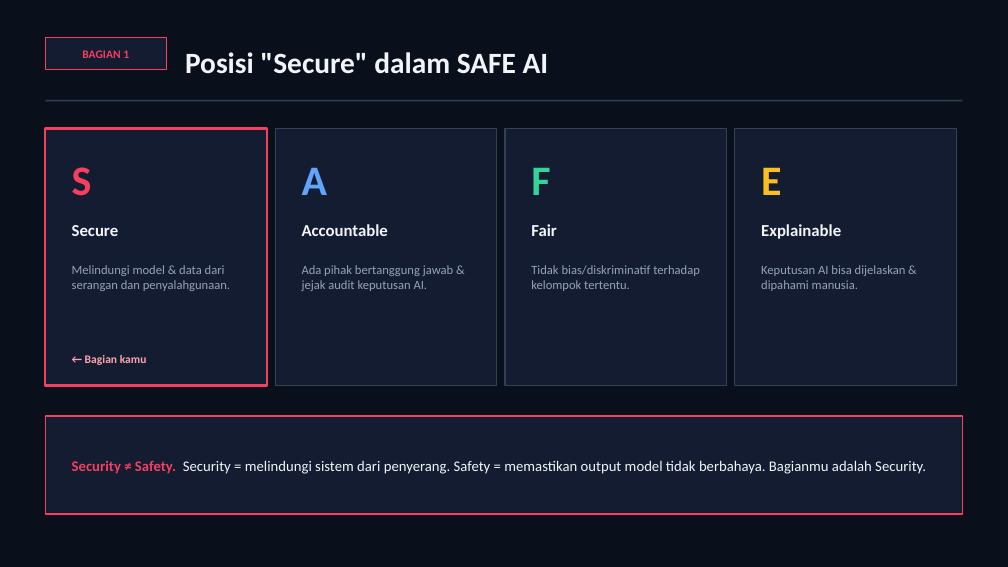
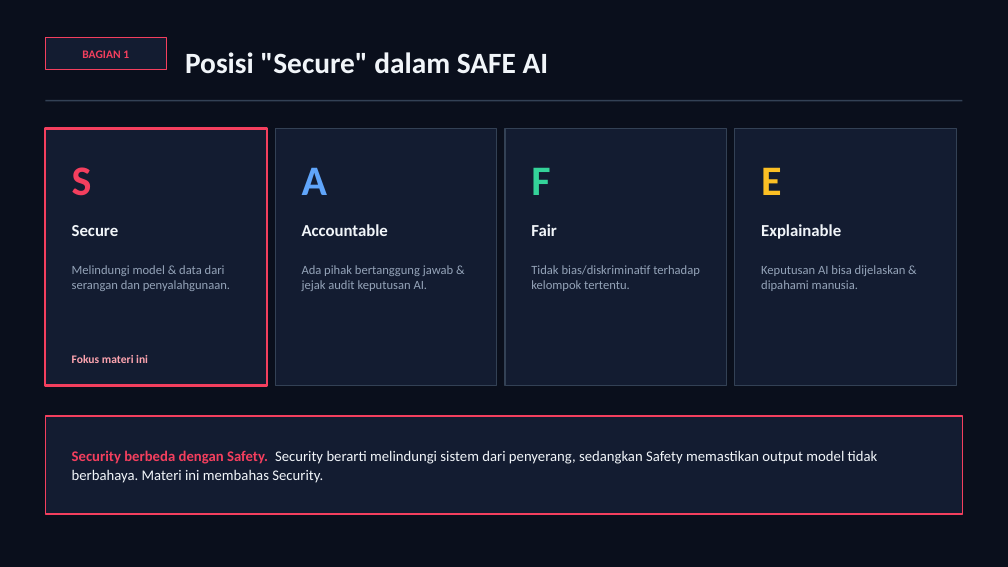
Before and after one commit to awangga/awangga.github.io, a slide deck: slide 2 of safe/Secure-AI.pptx. Drawn at 1008x567 pixels with LibreOffice and Linux fonts; fonts in the diff are those of the drawing. Boxes give left, top, right and bottom in pixels: in the first picture for what was removed or moved away, otherwise in the second. Text is boxed around its words. In the diff, an @@ line names an element or a change of style, - is before the commit and + after.

```diff
--- a/safe/Secure-AI.pptx
+++ b/safe/Secure-AI.pptx
@@ text at bbox=[72, 355, 148, 363]: text changed @@
-← Bagian kamu
+Fokus materi ini
@@ text at bbox=[72, 450, 878, 483]: text changed @@
-Security ≠ Safety. Security = melindungi sistem dari penyerang. Safety = memastikan output model tidak berbahaya. Bagianmu adalah Security.
+Security berbeda dengan Safety. Security berarti melindungi sistem dari penyerang, sedangkan Safety memastikan output model tidak berbahaya. Materi ini membahas Security.
```
Also in this commit, not shown: 6 other slides changed, 2 other files.
